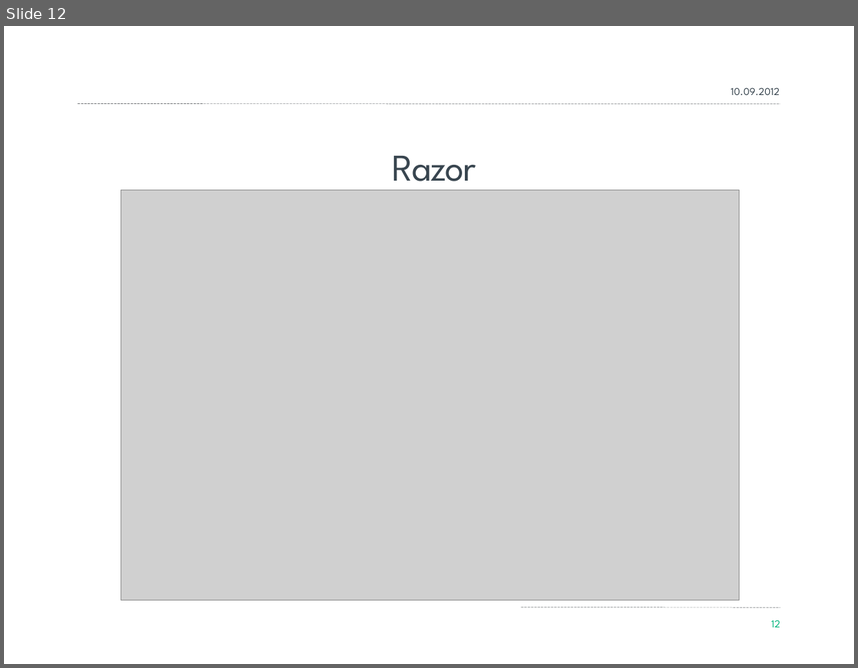
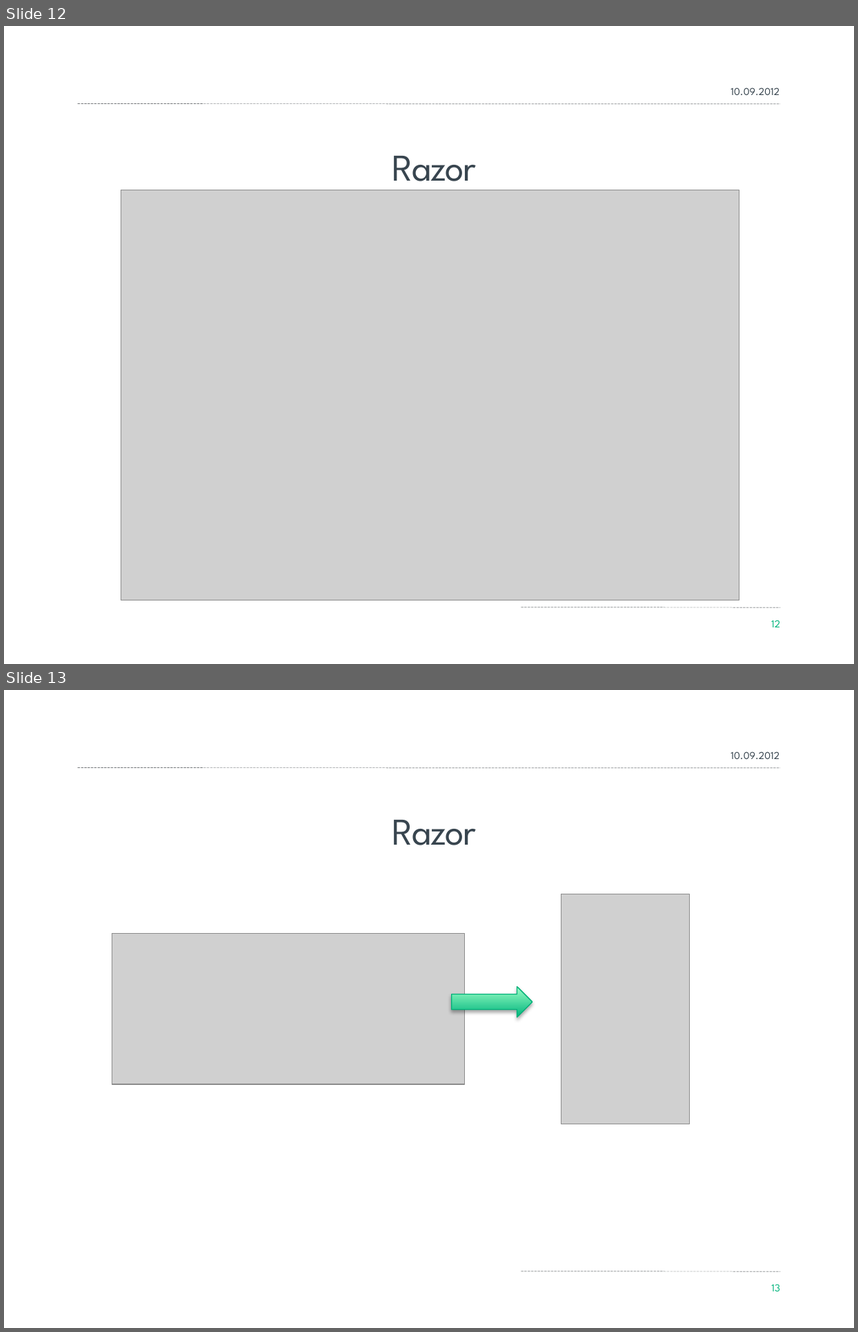
Before and after one commit to yngvebn/MVCKurs, a slide deck: Material/MVC.pptx. Shown one above the other, each under a label of ours: slide 12 before the commit, slides 12 and 13 after it. The pictures are 858x668 and 858x1332 pixels, drawn with LibreOffice and Linux fonts; fonts in the diff are those of the drawing; grey boxes stand for pictures; background and template pictures are left out. Boxes give left, top, right and bottom in pixels: in the first picture for what was removed or moved away, otherwise in the second. Text is boxed around its words. In the diff, an @@ line names an element or a change of style, - is before the commit and + after.

```diff
--- a/Material/MVC.pptx
+++ b/Material/MVC.pptx
@@ slide 13 added at [4, 690, 854, 1328], background #FFFFFF; not listed: 2 template elements that a slide beside it also shows @@
@@ text added at [731, 751, 780, 759], 9 pt, text #38454F @@
+10.09.2012
@@ title added at [392, 820, 476, 845], 32 pt, text #38454F @@
+Razor
@@ picture added at [561, 894, 689, 1125] @@
@@ picture added at [112, 933, 465, 1083] @@
@@ right arrow added at [452, 987, 533, 1017], fill gradient #00B57C to #9CFFC8, outline #00B179 0.75 pt @@
@@ page number added at [771, 1283, 780, 1291], 9 pt, text #00B57C @@
+13
```
Also in this commit, not shown: 2 slides changed, 1 other slide added.
